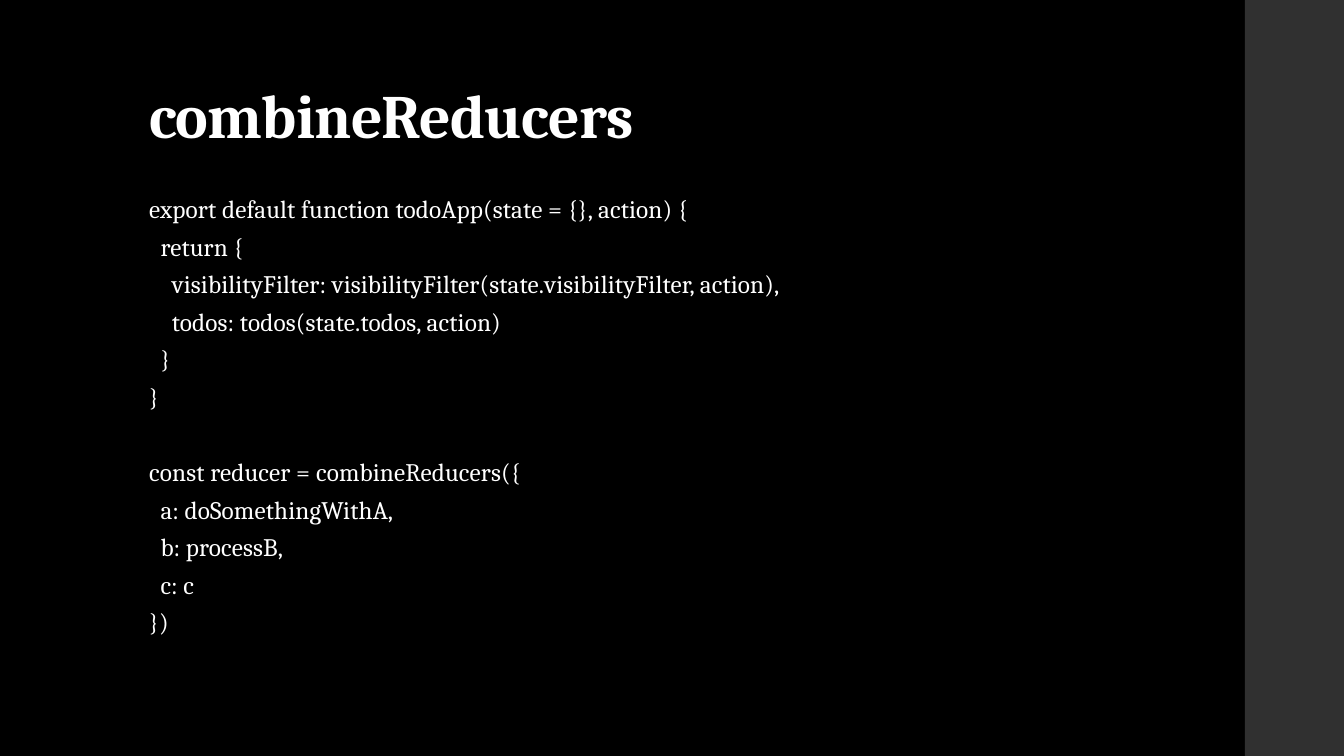
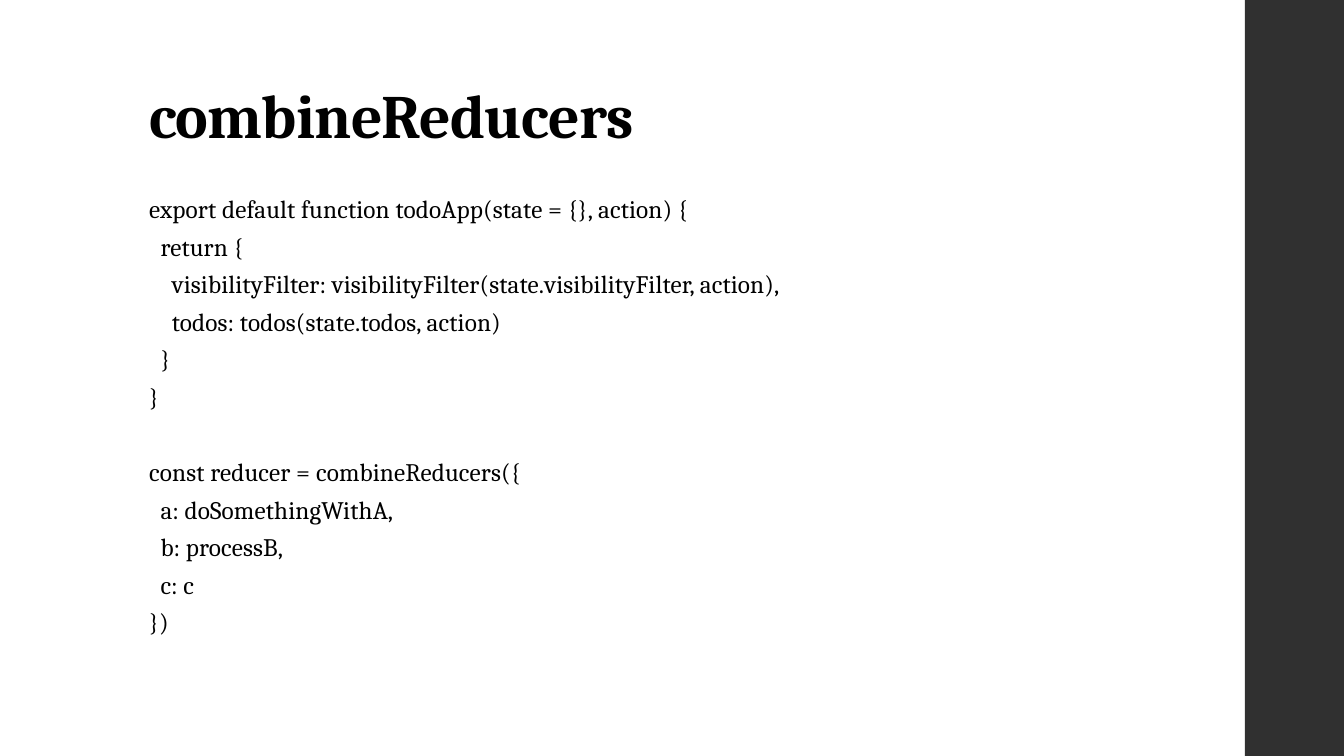
Before and after one commit to arunicus/tic-tac-toe, a slide deck: slide 8 of Redux.pptx (slide 13 before the commit). Drawn at 1344x756 pixels with LibreOffice and Linux fonts; fonts in the diff are those of the drawing. Boxes give left, top, right and bottom in pixels: in the first picture for what was removed or moved away, otherwise in the second. Text is boxed around its words. In the diff, an @@ line names an element or a change of style, - is before the commit and + after.

```diff
--- a/Redux.pptx
+++ b/Redux.pptx
@@ background #000000 to #FFFFFF @@
@@ title "combineReducers" at (149,95,634,139): text colour #FFFFFF to #000000 @@
@@ text "export default function todoApp(state = ..." at (149,200,780,594): text colour #FFFFFF to #000000 @@
```
Also in this commit, not shown: 10 other slides changed, 5 slides removed, 9 other files.
